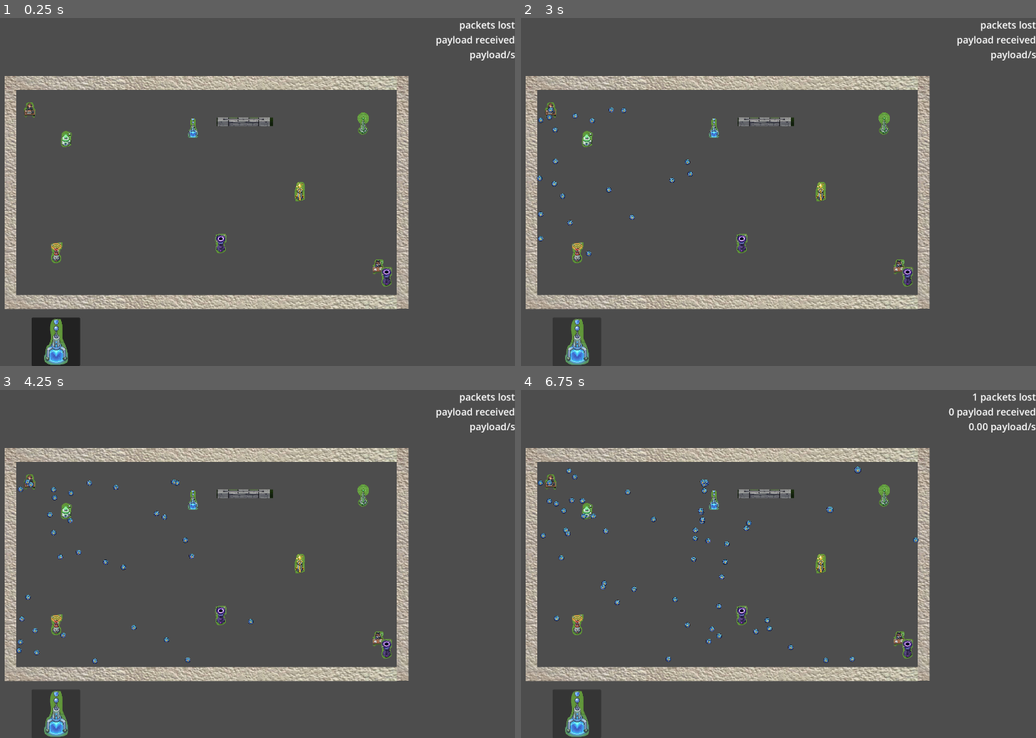
Above: before the commit, frames 1-4 (two rows, left to right).
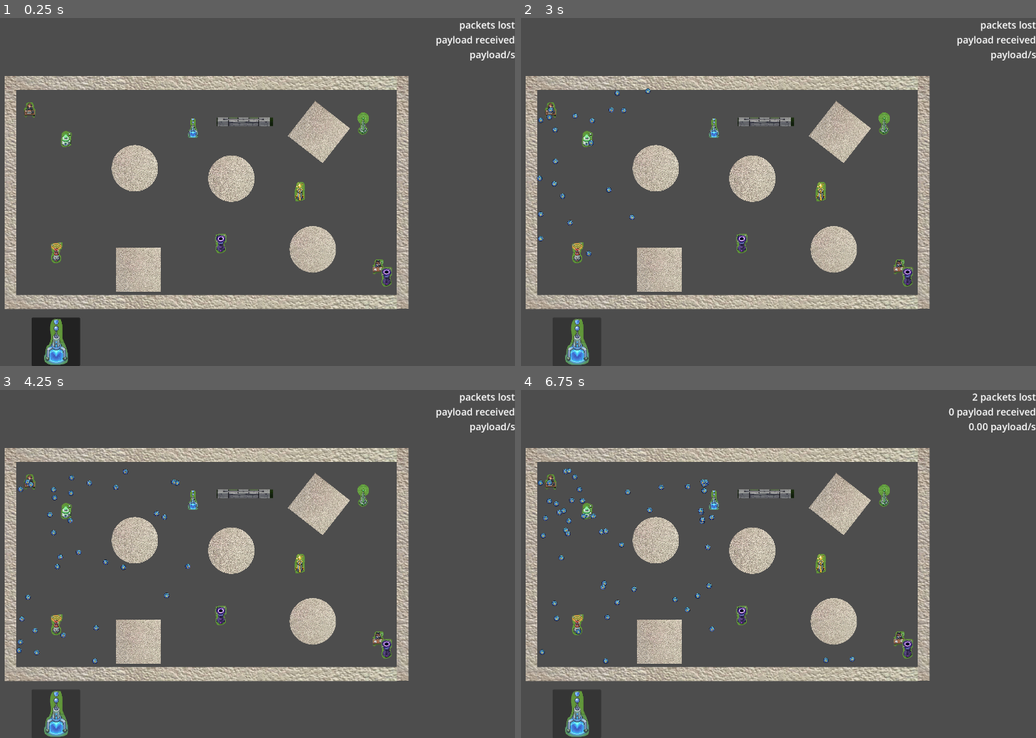
Above: after the commit, the same moments.

Repository: ryupold/ld59
Game: Godot game, scene res://scenes/test_sender.tscn
Two runs of this game, one before a commit and one after it. Both use one fixed random seed, a clock stepped at 60 frames per second and the inputs below. The engine's default icon, where the game draws it, is replaced by a stand-in: a white triangle on a blue panel in a dark square.
Inputs (mouse positions are in pixels of both pictures, inside the frame that each line leads up to):
- Up to frame 1 (0.25 s): no input
- Up to frame 2 (3 s): click (577, 341) at 0.5 s; click (577, 341) at 1.25 s; click (577, 341) at 2 s
- Up to frame 3 (4.25 s): no input
- Up to frame 4 (6.75 s): no input

The runs differ from the first frame. In frame 1, 5.0% of the frame differs, in the area x 21-69%, y 23-79%; in frame 2, 5.1%; in frame 3, 5.2%; in frame 4, 5.6%, in the area x 3-89%, y 0-79%.

Commit message:
add circle & rect walls

Diff:
--- /dev/null
+++ b/ld59-game/entities/walls/circle_wall.tscn
@@ -0,0 +1,14 @@
+[gd_scene format=3 uid="uid://chplpkdrkqygp"]
+
+[ext_resource type="Texture2D" uid="uid://ru7u2urulhji" path="res://entities/walls/wall_texture_round.png" id="1_omvfk"]
+
+[sub_resource type="CircleShape2D" id="CircleShape2D_omvfk"]
+radius = 258.031
+
+[node name="CircleWall" type="StaticBody2D" unique_id=1578220329]
+
+[node name="Sprite2D" type="Sprite2D" parent="." unique_id=1619276745]
+texture = ExtResource("1_omvfk")
+
+[node name="CollisionShape2D" type="CollisionShape2D" parent="." unique_id=1662967051]
+shape = SubResource("CircleShape2D_omvfk")
--- /dev/null
+++ b/ld59-game/entities/walls/rectanlge_wall.tscn
@@ -0,0 +1,16 @@
+[gd_scene format=3 uid="uid://djohxpgt54hod"]
+
+[ext_resource type="Texture2D" uid="uid://catuqaebhdrfa" path="res://entities/walls/wall_texture.jpg" id="1_lcjmo"]
+
+[sub_resource type="RectangleShape2D" id="RectangleShape2D_lcjmo"]
+size = Vector2(494, 492)
+
+[node name="RectangleWall" type="StaticBody2D" unique_id=369208461]
+
+[node name="Sprite2D" type="Sprite2D" parent="." unique_id=1619276745]
+texture = ExtResource("1_lcjmo")
+region_enabled = true
+region_rect = Rect2(0, 0, 500, 500)
+
+[node name="CollisionShape2D" type="CollisionShape2D" parent="." unique_id=2061867393]
+shape = SubResource("RectangleShape2D_lcjmo")
--- a/ld59-game/scenes/test_sender.tscn
+++ b/ld59-game/scenes/test_sender.tscn
@@ -11,6 +11,8 @@
 [ext_resource type="PackedScene" uid="uid://brtqthc0p3i8m" path="res://entities/towers/speed/speed_tower.tscn" id="8_p2e67"]
 [ext_resource type="PackedScene" uid="uid://dyn3kjroqyl50" path="res://hud/hud.tscn" id="9_e8af8"]
 [ext_resource type="PackedScene" uid="uid://cv0dyuglhhbwd" path="res://entities/towers/slow/slow_tower.tscn" id="10_7aqdj"]
+[ext_resource type="PackedScene" uid="uid://chplpkdrkqygp" path="res://entities/walls/circle_wall.tscn" id="12_01axi"]
+[ext_resource type="PackedScene" uid="uid://djohxpgt54hod" path="res://entities/walls/rectanlge_wall.tscn" id="13_7vrsr"]
 
 [node name="TestSender" type="Node2D" unique_id=324347188]
 
@@ -54,3 +56,19 @@
 position = Vector2(2119, 606)
 
 [node name="HUD" parent="." unique_id=114495 instance=ExtResource("9_e8af8")]
+
+[node name="CircleWall" parent="." unique_id=1578220329 instance=ExtResource("12_01axi")]
+position = Vector2(1464, 1060)
+
+[node name="CircleWall2" parent="." unique_id=622481497 instance=ExtResource("12_01axi")]
+position = Vector2(2554, 1176)
+
+[node name="CircleWall3" parent="." unique_id=632079239 instance=ExtResource("12_01axi")]
+position = Vector2(3473, 1974)
+
+[node name="RectangleWall" parent="." unique_id=369208461 instance=ExtResource("13_7vrsr")]
+position = Vector2(1504, 2203)
+
+[node name="RectangleWall2" parent="." unique_id=1894168064 instance=ExtResource("13_7vrsr")]
+position = Vector2(3542, 651)
+rotation = 0.6655539
Binary file added: ld59-game/entities/walls/wall_texture_round.png
Not shown, added: ld59-game/entities/walls/wall_texture_round.png.import
